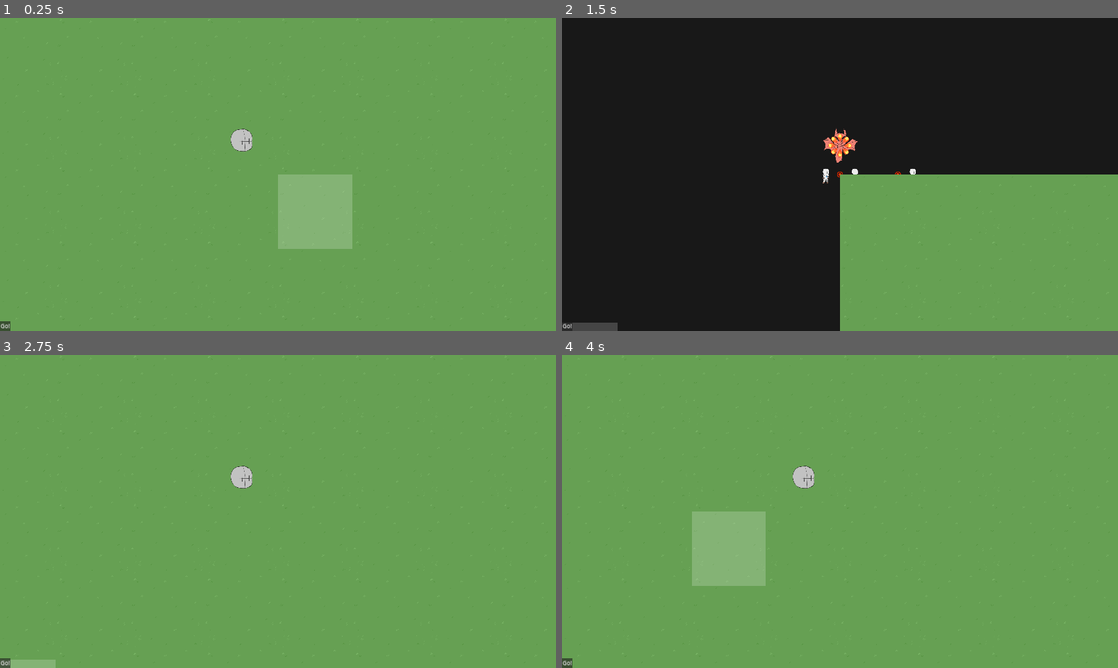
Above: before the commit, frames 1-4 (two rows, left to right).
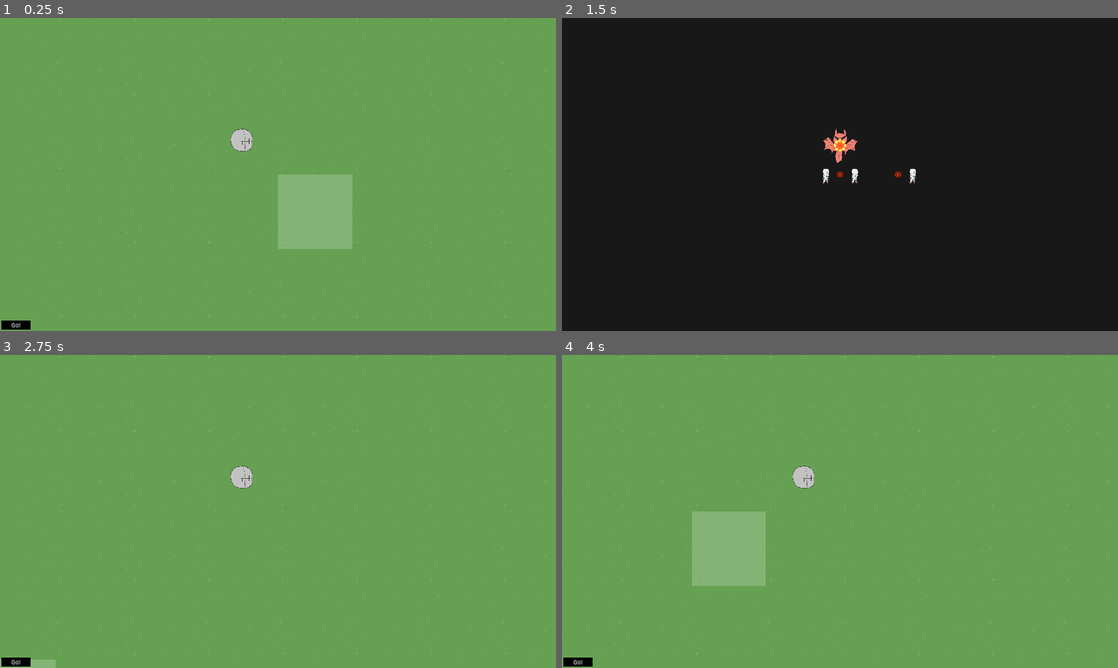
Above: after the commit, the same moments.

Repository: Hokome/BulletHellJam5
Game: Godot game, scene res://game.tscn
Two runs of this game, one before a commit and one after it. Both use one fixed random seed, a clock stepped at 60 frames per second and the inputs below.
Inputs (mouse positions are in pixels of both pictures, inside the frame that each line leads up to):
- Up to frame 1 (0.25 s): no input
- Up to frame 2 (1.5 s): click "Go!" at 0.5 s; click "Go!" at 1.25 s
- Up to frame 3 (2.75 s): click "Go!" at 2 s
- Up to frame 4 (4 s): tap Enter at 2.75 s; move the mouse to (962, 495) at 2.77 s; click (962, 495) at 2.85 s; tap Space at 3.5 s; move the mouse to (728, 527) at 3.52 s; click (728, 527) at 3.6 s

The runs differ from the first frame. In frame 1, 0.2% of the frame differs, in the area x 0-6%, y 96-100%; in frame 2, 25%, in the area x 0-100%, y 37-100%; in frame 3, 0.2%; in frame 4, 0.2%.

Commit message:
Squad edit button

Diff:
--- a/battle.gd
+++ b/battle.gd
@@ -1,6 +1,8 @@
 class_name Battle extends Node2D
 
 enum Faction {Neutral, Ally, Enemy}
+
+var on_going := false
 
 const STARTING_POS: Array[Vector2] = [
 	Vector2(0, 0),
@@ -22,6 +24,8 @@
 	player().enabled = false
 
 func start_battle(squads: Array[UM.SquadInfo]):
+	on_going = true
+
 	squads_info = squads
 	squad_list.clear()
 	visible = true
@@ -63,7 +67,9 @@
 	for c in get_children():
 		if c.name != "player":
 			c.queue_free()
+
 	player().enabled = false
+	battle.on_going = false
 	map.battle_end_callback()
 
 func add_decor():
--- a/map/map.gd
+++ b/map/map.gd
@@ -11,6 +11,8 @@
 const HALF_TILE: int = TILE_SIZE / 2
 
 @onready var cursor: Node2D = $cursor
+
+var fully_resolved := true
 
 class Tile:
 	var position: Vector2i
@@ -113,24 +115,31 @@
 				move_squad(um.selected_squad, selected_tile, destination_tile)
 
 func _on_end_pressed():
+	fully_resolved = false
 	visible = false
 	map_ui.visible = false
 	$map_camera.enabled = false
 	battle_end_callback()
 
 func battle_end_callback():
+	if fully_resolved: return
+	if battle.on_going: return
+
 	for tx in tiles:
 		for ty: Tile in tx:
 			if ty.resolved: continue
 			if !ty.squads.is_empty():
 				ty.resolved = true
-				battle.start_battle(ty.squads)
+				battle.start_battle.call_deferred(ty.squads)
 				return
 			ty.resolved = true
+
 	visible = true
 	map_ui.visible = true
 	for tx in tiles:
 		for ty: Tile in tx:
 			ty.reset()
+
 	$map_camera.enabled = true
 	selected_tile = null
+	fully_resolved = true
--- a/map/map.tscn
+++ b/map/map.tscn
@@ -26,8 +26,8 @@
 
 [node name="map_ui" type="CanvasLayer" parent="."]
 script = ExtResource("4_f4x1a")
-squad_ui = ExtResource("5_kjtp6")
-unit_ui = ExtResource("6_or1gt")
+squad_ui_scene = ExtResource("5_kjtp6")
+unit_ui_scene = ExtResource("6_or1gt")
 
 [node name="right" type="MarginContainer" parent="map_ui"]
 custom_minimum_size = Vector2(100, 0)
@@ -43,18 +43,36 @@
 theme_override_constants/margin_right = 20
 theme_override_constants/margin_bottom = 20
 
-[node name="squads" type="VBoxContainer" parent="map_ui/right"]
+[node name="vbox" type="VBoxContainer" parent="map_ui/right"]
+custom_minimum_size = Vector2(300, 0)
 layout_mode = 2
 theme_override_constants/separation = 20
 
-[node name="end" type="Button" parent="map_ui"]
+[node name="squads" type="VBoxContainer" parent="map_ui/right/vbox"]
+layout_mode = 2
+theme_override_constants/separation = 20
+
+[node name="edit" type="Button" parent="map_ui/right/vbox"]
+layout_mode = 2
+theme = ExtResource("8_dok8v")
+text = "Edit"
+
+[node name="bottom_left" type="MarginContainer" parent="map_ui"]
 anchors_preset = 2
 anchor_top = 1.0
 anchor_bottom = 1.0
-offset_top = -31.0
-offset_right = 38.0
+offset_top = -80.0
+offset_right = 220.0
 grow_vertical = 0
+theme_override_constants/margin_left = 10
+theme_override_constants/margin_top = 10
+theme_override_constants/margin_right = 10
+theme_override_constants/margin_bottom = 10
+
+[node name="end" type="Button" parent="map_ui/bottom_left"]
+custom_minimum_size = Vector2(200, 60)
+layout_mode = 2
 theme = ExtResource("8_dok8v")
 text = "Go!"
 
-[connection signal="pressed" from="map_ui/end" to="." method="_on_end_pressed"]
+[connection signal="pressed" from="map_ui/bottom_left/end" to="." method="_on_end_pressed"]
--- a/ui/main_theme.tres
+++ b/ui/main_theme.tres
@@ -1,4 +1,7 @@
-[gd_resource type="Theme" load_steps=3 format=3 uid="uid://c4511mdsphtiy"]
+[gd_resource type="Theme" load_steps=4 format=3 uid="uid://c4511mdsphtiy"]
+
+[sub_resource type="StyleBoxFlat" id="StyleBoxFlat_tdqnr"]
+bg_color = Color(0, 0, 0, 1)
 
 [sub_resource type="StyleBoxLine" id="StyleBoxLine_brt4b"]
 color = Color(0.662452, 0.662452, 0.662452, 1)
@@ -9,6 +12,7 @@
 
 [resource]
 Button/font_sizes/font_size = 40
+Button/styles/normal = SubResource("StyleBoxFlat_tdqnr")
 HSeparator/constants/separation = 12
 HSeparator/styles/separator = SubResource("StyleBoxLine_brt4b")
 Label/font_sizes/font_size = 40
--- a/ui/map_ui.gd
+++ b/ui/map_ui.gd
@@ -1,24 +1,40 @@
 class_name MapUI extends CanvasLayer
 
-@export var squad_ui: PackedScene
-@export var unit_ui: PackedScene
+@export var squad_ui_scene: PackedScene
+@export var unit_ui_scene: PackedScene
+@onready var squad_list = $right/vbox/squads
+@onready var edit_button = $right/vbox/edit
 
-func display_squads(squad_list: Array):
-	var squads = $right/squads
-	for c in squads.get_children():
+var is_editing := false:
+	set(val):
+		is_editing = val
+		for s: SquadUI in squad_list.get_children():
+			s.select_button.visible = !is_editing
+
+func _ready():
+	display_squads([])
+	edit_button.pressed.connect(toggle_edit)
+
+func toggle_edit(): is_editing = !is_editing
+
+func display_squads(squads: Array):
+	edit_button.visible = !squads.is_empty()
+
+	for c in squad_list.get_children():
 		c.queue_free()
 
-	for squad_info: UM.SquadInfo in squad_list:
-		var sq_ui := squad_ui.instantiate()
-		squads.add_child(sq_ui)
-		sq_ui.get_node("margin/vbox/name").text = squad_info.name
+	for squad_info: UM.SquadInfo in squads:
+		var squad_ui: SquadUI = squad_ui_scene.instantiate()
+		squad_list.add_child(squad_ui)
+		squad_ui.name_label.text = squad_info.name
 
-		var units = sq_ui.get_node("margin/vbox/units")
 		for unit_info in squad_info.units:
-			var u_ui: UnitUI = unit_ui.instantiate()
-			units.add_child(u_ui)
-			u_ui.name_label.text = unit_info.name
-			u_ui.hp_bar.max_value = unit_info.max_hp
-			u_ui.hp_bar.value = unit_info.hp
+			var unit_ui: UnitUI = unit_ui_scene.instantiate()
+			squad_ui.unit_list.add_child(unit_ui)
+			unit_ui.name_label.text = unit_info.name
+			unit_ui.hp_bar.max_value = unit_info.max_hp
+			unit_ui.hp_bar.value = unit_info.hp
 
-		sq_ui.get_node("select").pressed.connect(um.select_squad.bind(squad_info.id))
+		squad_ui.sort_children()
+
+		squad_ui.select_button.pressed.connect(um.select_squad.bind(squad_info.id))
--- /dev/null
+++ b/ui/over_button.tres
@@ -0,0 +1,14 @@
+[gd_resource type="Theme" load_steps=4 format=3 uid="uid://jlx340yoo0en"]
+
+[sub_resource type="StyleBoxFlat" id="StyleBoxFlat_saa3u"]
+bg_color = Color(1, 1, 1, 0.392157)
+
+[sub_resource type="StyleBoxEmpty" id="StyleBoxEmpty_nqbnr"]
+
+[sub_resource type="StyleBoxFlat" id="StyleBoxFlat_b312j"]
+bg_color = Color(0, 0, 0, 0.392157)
+
+[resource]
+Button/styles/hover = SubResource("StyleBoxFlat_saa3u")
+Button/styles/normal = SubResource("StyleBoxEmpty_nqbnr")
+Button/styles/pressed = SubResource("StyleBoxFlat_b312j")
--- a/ui/squad_info.tscn
+++ b/ui/squad_info.tscn
@@ -1,39 +1,67 @@
-[gd_scene load_steps=4 format=3 uid="uid://ib0wxl0njjfc"]
+[gd_scene load_steps=5 format=3 uid="uid://ib0wxl0njjfc"]
 
 [ext_resource type="Theme" uid="uid://c4511mdsphtiy" path="res://ui/main_theme.tres" id="1_hv2nm"]
+[ext_resource type="Script" path="res://ui/squad_ui.gd" id="2_opixs"]
+[ext_resource type="Theme" uid="uid://jlx340yoo0en" path="res://ui/over_button.tres" id="3_5unls"]
 
-[sub_resource type="StyleBoxEmpty" id="StyleBoxEmpty_1xqbk"]
+[sub_resource type="StyleBoxFlat" id="StyleBoxFlat_ykeis"]
+bg_color = Color(0, 0, 0, 1)
+border_width_left = 2
+border_width_top = 2
+border_width_right = 2
+border_width_bottom = 2
+border_color = Color(0.4, 0.4, 0.4, 1)
 
-[sub_resource type="StyleBoxFlat" id="StyleBoxFlat_kvmdg"]
-bg_color = Color(1, 1, 1, 0.196078)
+[node name="squad" type="PanelContainer" node_paths=PackedStringArray("name_label", "select_button", "unit_list", "empty_spot_button")]
+theme = ExtResource("1_hv2nm")
+script = ExtResource("2_opixs")
+name_label = NodePath("vbox/header/margin/name")
+select_button = NodePath("vbox/header/select")
+unit_list = NodePath("vbox/margin/units")
+empty_spot_button = NodePath("vbox/margin/units/empty_spot")
 
-[node name="squad" type="PanelContainer"]
-theme = ExtResource("1_hv2nm")
+[node name="vbox" type="VBoxContainer" parent="."]
+layout_mode = 2
 
-[node name="margin" type="MarginContainer" parent="."]
+[node name="header" type="PanelContainer" parent="vbox"]
+layout_mode = 2
+
+[node name="margin" type="MarginContainer" parent="vbox/header"]
 layout_mode = 2
 theme_override_constants/margin_left = 20
 theme_override_constants/margin_top = 20
 theme_override_constants/margin_right = 20
 theme_override_constants/margin_bottom = 20
 
-[node name="vbox" type="VBoxContainer" parent="margin"]
-layout_mode = 2
-
-[node name="name" type="Label" parent="margin/vbox"]
+[node name="name" type="Label" parent="vbox/header/margin"]
 layout_mode = 2
 theme = ExtResource("1_hv2nm")
 text = "Squad 0"
 
-[node name="separator" type="HSeparator" parent="margin/vbox"]
+[node name="select" type="Button" parent="vbox/header"]
+layout_mode = 2
+theme = ExtResource("3_5unls")
+
+[node name="separator" type="HSeparator" parent="vbox"]
 layout_mode = 2
 theme = ExtResource("1_hv2nm")
+theme_override_constants/separation = 0
 
-[node name="units" type="VBoxContainer" parent="margin/vbox"]
+[node name="margin" type="MarginContainer" parent="vbox"]
+layout_mode = 2
+theme_override_constants/margin_left = 10
+theme_override_constants/margin_top = 10
+theme_override_constants/margin_right = 10
+theme_override_constants/margin_bottom = 10
+
+[node name="units" type="VBoxContainer" parent="vbox/margin"]
 layout_mode = 2
 theme_override_constants/separation = 20
 
-[node name="select" type="Button" parent="."]
+[node name="empty_spot" type="Button" parent="vbox/margin/units"]
+visible = false
 layout_mode = 2
-theme_override_styles/normal = SubResource("StyleBoxEmpty_1xqbk")
-theme_override_styles/hover = SubResource("StyleBoxFlat_kvmdg")
+theme = ExtResource("1_hv2nm")
+theme_override_colors/font_color = Color(0.4, 0.4, 0.4, 1)
+theme_override_styles/normal = SubResource("StyleBoxFlat_ykeis")
+text = "+"
--- /dev/null
+++ b/ui/squad_ui.gd
@@ -0,0 +1,13 @@
+extends Control
+class_name SquadUI
+
+@export var name_label: Label
+@export var select_button: Button
+@export var unit_list: Control
+@export var empty_spot_button: Button
+
+func sort_children():
+	var last_index := get_child_count() - 1
+	if empty_spot_button.get_index() != last_index:
+		remove_child(empty_spot_button)
+		add_child(empty_spot_button)
--- a/ui/unit_info.tscn
+++ b/ui/unit_info.tscn
@@ -1,11 +1,11 @@
-[gd_scene load_steps=4 format=3 uid="uid://dj6bg2xfnf5kl"]
+[gd_scene load_steps=5 format=3 uid="uid://dj6bg2xfnf5kl"]
 
 [ext_resource type="Theme" uid="uid://c4511mdsphtiy" path="res://ui/main_theme.tres" id="1_ckwds"]
 [ext_resource type="Script" path="res://ui/unit_ui.gd" id="2_u1lxs"]
 [ext_resource type="Theme" uid="uid://cnvec1w8fbn2t" path="res://ui/health_theme.tres" id="3_hvtwc"]
+[ext_resource type="Theme" uid="uid://jlx340yoo0en" path="res://ui/over_button.tres" id="4_vfa1g"]
 
-[node name="unit" type="VBoxContainer" node_paths=PackedStringArray("name_label", "hp_bar")]
-custom_minimum_size = Vector2(300, 0)
+[node name="unit" type="PanelContainer" node_paths=PackedStringArray("name_label", "hp_bar", "select_button")]
 anchors_preset = 8
 anchor_left = 0.5
 anchor_top = 0.5
@@ -17,15 +17,30 @@
 grow_vertical = 2
 theme = ExtResource("1_ckwds")
 script = ExtResource("2_u1lxs")
-name_label = NodePath("name")
-hp_bar = NodePath("health")
+name_label = NodePath("margin/vbox/name")
+hp_bar = NodePath("margin/vbox/health")
+select_button = NodePath("select")
 
-[node name="name" type="Label" parent="."]
+[node name="margin" type="MarginContainer" parent="."]
+layout_mode = 2
+theme_override_constants/margin_left = 10
+theme_override_constants/margin_top = 10
+theme_override_constants/margin_right = 10
+theme_override_constants/margin_bottom = 10
+
+[node name="vbox" type="VBoxContainer" parent="margin"]
+layout_mode = 2
+
+[node name="name" type="Label" parent="margin/vbox"]
 layout_mode = 2
 text = "John"
 
-[node name="health" type="ProgressBar" parent="."]
+[node name="health" type="ProgressBar" parent="margin/vbox"]
 custom_minimum_size = Vector2(0, 20)
 layout_mode = 2
 theme = ExtResource("3_hvtwc")
 show_percentage = false
+
+[node name="select" type="Button" parent="."]
+layout_mode = 2
+theme = ExtResource("4_vfa1g")
--- a/ui/unit_ui.gd
+++ b/ui/unit_ui.gd
@@ -1,5 +1,6 @@
-extends Container
+extends Control
 class_name UnitUI
 
 @export var name_label: Label
 @export var hp_bar: ProgressBar
+@export var select_button: Button
Not shown, changed: docs/tasks.md
